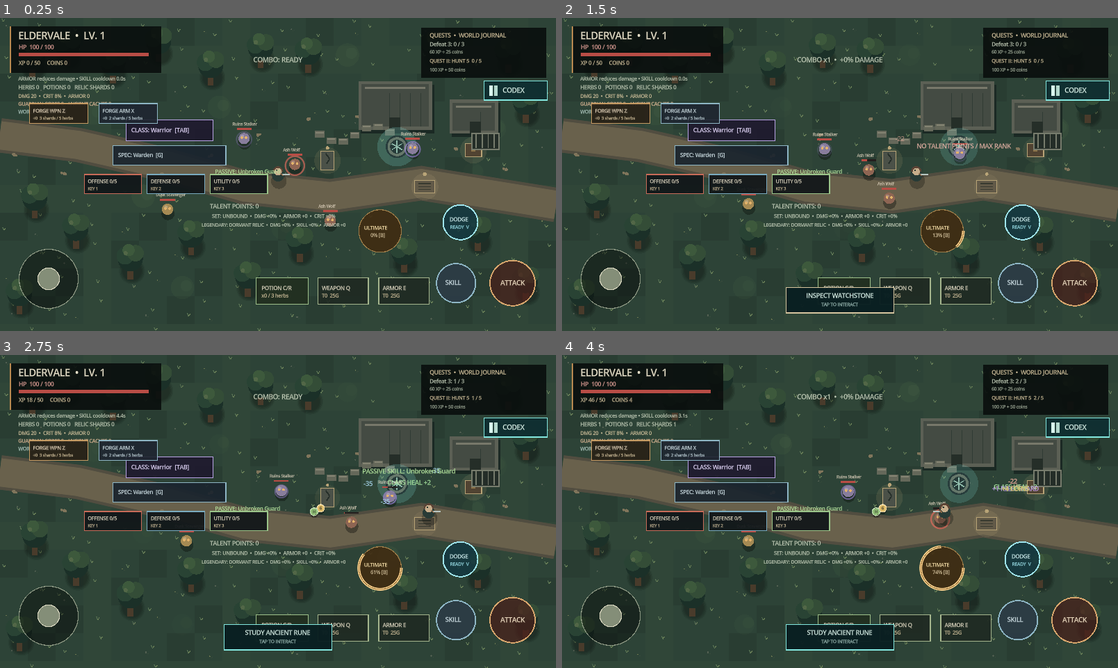
Above: before the commit, frames 1-4 (two rows, left to right).
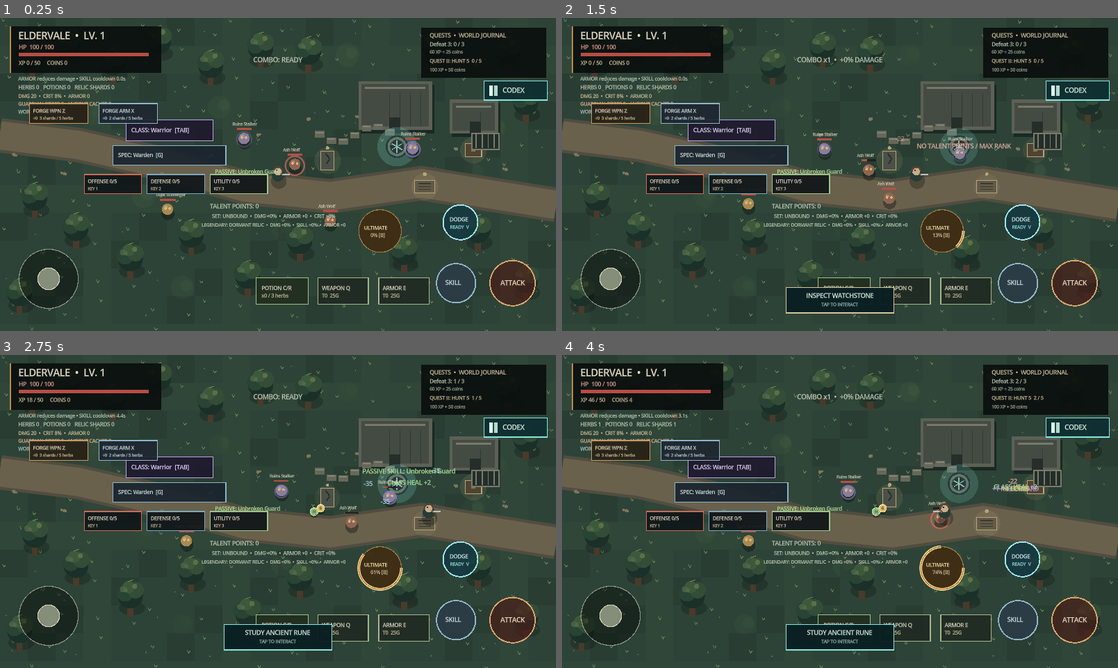
Above: after the commit, the same moments.

Repository: filesgloom-png/ELDERVALE
Game: Godot game, scene res://scenes/main.tscn
The game is run twice, just before and just after one commit, with the same random seed, the same clock (stepped at 60 frames per second) and the same inputs.
Inputs (mouse positions are in pixels of both pictures, inside the frame that each line leads up to):
- Up to frame 1 (0.25 s): no input
- Up to frame 2 (1.5 s): tap Enter (ui_accept) at 0.5, 0.77 s; move the mouse to (962, 158) at 0.52 s; hold Right (ui_right) 0.53-1.25 s; tap Q at 0.6 s; click (962, 158) at 0.67 s; drag from (728, 190) to (812, 237) at 1.27 s
- Up to frame 3 (2.75 s): move the mouse to (333, 442) at 2.02 s; hold Right (ui_right) from 2.03 s (still down); tap F at 2.1 s
- Up to frame 4 (4 s): release Right (ui_right) at 2.75 s; drag from (812, 574) to (673, 464) at 2.77 s; move the mouse to (1006, 558) at 3.52 s; hold Left (ui_left) from 3.53 s (still down); tap C at 3.6 s; tap Enter (ui_accept) at 3.77 s

The runs differ from the first frame. In frame 1, 0.3% of the frame differs, in the area x 1-96%, y 2-87%; in frame 2, 0.3%; in frame 3, 0.3%; in frame 4, 0.3%.

Commit message:
art: refine moonlit trees and reduce shadow draw calls

Diff:
--- a/scripts/main.gd
+++ b/scripts/main.gd
@@ -1954,12 +1954,17 @@
 	draw_circle(pos + Vector2(-12, -23), 20.0, Color("#294334"))
 	draw_circle(pos + Vector2(12, -29), 19.0, Color("#344d37"))
 	draw_circle(pos + Vector2(-4, -36), 14.0, Color("#3d593c"))
+	# Small canopy facets create a stronger moonlit silhouette without shaders.
+	draw_circle(pos + Vector2(-17, -31), 7.0, Color("#476044"))
+	draw_circle(pos + Vector2(10, -38), 6.0, Color("#5b7046"))
+	draw_line(pos + Vector2(-5, -49), pos + Vector2(7, -53), Color("#6b8050"), 2.0)
 	draw_circle(pos + Vector2(-11, -29), 5.0, Color("#526747"))
 
 func draw_ellipse_shadow(center: Vector2, radius: Vector2) -> void:
-	for i in range(5):
-		var shrink := float(i) * 2.0
-		draw_circle(center, maxf(radius.x - shrink, 1.0), Color(0.03, 0.05, 0.04, 0.09))
+	# One soft, translucent silhouette is cheaper than five concentric circles per object.
+	draw_set_transform(center, 0.0, Vector2(radius.x / maxf(radius.y, 1.0), 1.0))
+	draw_circle(Vector2.ZERO, radius.y, Color(0.03, 0.05, 0.04, 0.24))
+	draw_set_transform(Vector2.ZERO, 0.0, Vector2.ONE)
 
 func _draw_mobs() -> void:
 	for mob in mobs:
